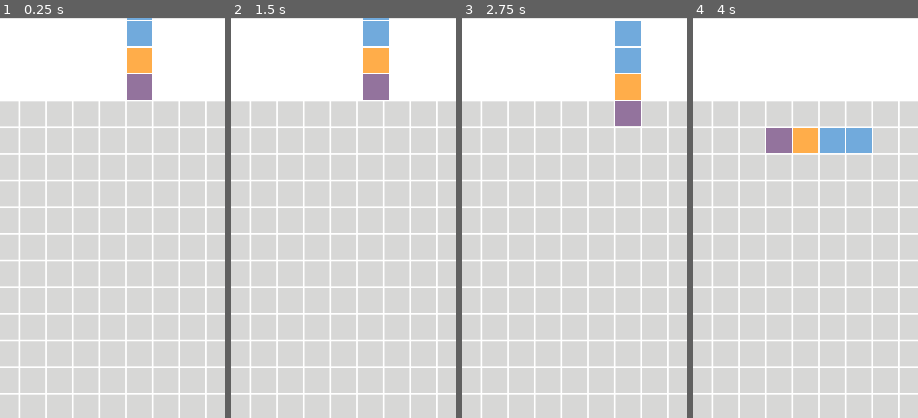
Above: before the commit, frames 1-4 (left to right).
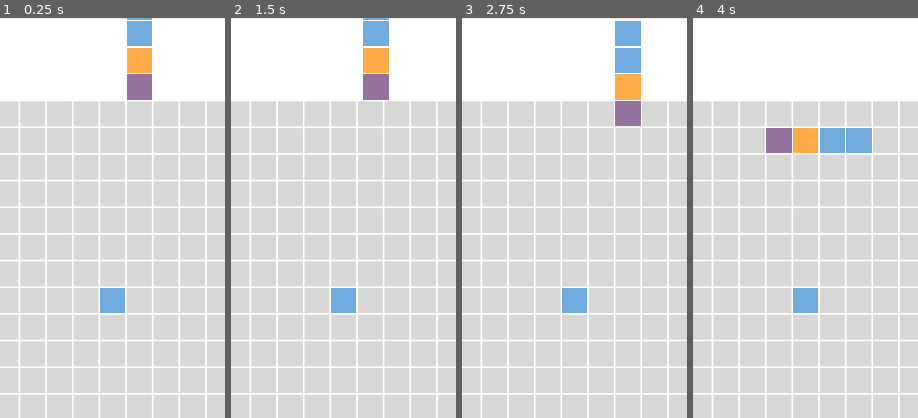
Above: after the commit, the same moments.

Repository: arabbani/tetris-game
Game: Godot game, scene res://scenes/game_window.tscn
Same seed, same stepped clock (60 frames per second), same inputs: the game is played once before the commit and once after it. The project has no main scene, so this scene is started directly.
Inputs (mouse positions are % of the whole screen's width and height, from its top left):
- Up to frame 1 (0.25 s): no input
- Up to frame 2 (1.5 s): tap Enter at 0.5 s; move the mouse to (72, 45) at 0.52 s; hold Right (ui_right) 0.53-1.28 s; tap Space at 1.25 s; move the mouse to (30, 55) at 1.27 s; hold Left (ui_left) from 1.28 s (still down)
- Up to frame 3 (2.75 s): tap Enter at 2 s; move the mouse to (60, 28) at 2.02 s; release Left (ui_left) at 2.03 s; hold Right (ui_right) from 2.03 s (still down)
- Up to frame 4 (4 s): tap Space at 2.75 s; move the mouse to (45, 70) at 2.77 s; release Right (ui_right) at 2.78 s; hold Up (ui_up) 2.78-3.53 s; move the mouse to (80, 65) at 3.52 s; hold Left (ui_left) from 3.53 s (still down)
The pictures show only the part of the screen within x 22-72%, y 0-50%; the shares and areas given below are measured in that part.

The runs differ from the first frame. In frame 1, 0.7% of the frame differs, in the area x 44-56%, y 67-74%; in frame 2, 0.7%; in frame 3, 0.7%; in frame 4, 0.7%.

Commit message:
New tile offset problem fixed

Diff:
--- a/scripts/game_grid.gd
+++ b/scripts/game_grid.gd
@@ -17,6 +17,7 @@
 	preload("res://scenes/tile_5.tscn"),
 	preload("res://scenes/tile_6.tscn")
 ]
+
 var tetrominoes = [
 	{
 		"name": "Z",
@@ -207,10 +208,17 @@
 var current_tetromino = null
 enum MoveAction { MOVE_LEFT, MOVE_RIGHT, MOVE_DOWN, ROTATE }
 
+func blocker():
+	var tile = available_tiles[0].instance()
+	grid_tiles[7][7] = tile
+	add_child(tile)
+	tile.position = grid_to_pixel(grid_x_start, grid_y_start, 7, 7)
+
 func _ready():
 	randomize()
 	grid_tiles = make_grid_tiles()
 	create_new_tetromino()
+	blocker()
 
 # create new tetromino
 func create_new_tetromino():
@@ -220,43 +228,47 @@
 
 # select tiles for the current tetromino
 func select_tiles():
-	var tiles = []
 	var active_tetromino = current_tetromino.active_tetromino
-	for column in active_tetromino.size():
-		var positions = active_tetromino[column]
-		tiles.append([])
-		for row in positions.size():
-			tiles[column].append(null)
-			if positions[row]:
-				var random_number = random_number(available_tiles.size())
-				tiles[column][row] = available_tiles[random_number].instance()
-	current_tetromino.tiles = tiles
-	draw_tetromino()
-
-# draw tetromino
-func draw_tetromino():
-	var active_tetromino = current_tetromino.active_tetromino
-	for column in active_tetromino.size():
-		var positions = active_tetromino[column]
-		for row in positions.size():
-			if positions[row]:
-				var tile = current_tetromino.tiles[column][row]
-				if tile != null:
+	if active_tetromino != null:
+		for column in active_tetromino.size():
+			var positions = active_tetromino[column]
+			current_tetromino.tiles.append([])
+			for row in positions.size():
+				current_tetromino.tiles[column].append(null)
+				if positions[row]:
+					var random_number = random_number(available_tiles.size())
+					var tile = available_tiles[random_number].instance()
+					current_tetromino.tiles[column][row] = tile
 					add_child(tile)
 					tile.position = grid_to_pixel(get_x_start(current_tetromino.current_x_offset()), get_y_start(current_tetromino.current_y_offset()), column, row)
-	get_timer().start()
+		get_timer().start()
+
+# locks the current tetromino
+func lock_tetromino():
+	#print(current_tetromino.tetromino["name"])
+	#print(current_tetromino.active_tetromino_index)
+	#print(current_tetromino.active_tetromino)
+	#print(current_tetromino.tiles)
+	var tiles = current_tetromino.tiles.duplicate()
+	for column in tiles.size():
+		var column_tiles = tiles[column]
+		for row in column_tiles.size():
+			if column_tiles[row] != null:
+				var pixel_position = grid_to_pixel(get_x_start(current_tetromino.current_x_offset()), get_y_start(current_tetromino.current_y_offset()), column, row)
+				var grid_position = pixel_to_grid(grid_x_start, grid_y_start, pixel_position.x, pixel_position.y)
+				grid_tiles[grid_position.x][grid_position.y] = column_tiles[row]
 
 # move tetromino down
 func move_tetromino_down():
-	#var tile = available_tiles[0].instance()
-	#grid_tiles[7][3] = tile
-	#add_child(tile)
-	#tile.position = grid_to_pixel(grid_x_start, grid_y_start, 7, 3)
 	if move_allowed(get_x_start(current_tetromino.current_x_offset()), get_y_start(current_tetromino.current_y_offset()), MoveAction.MOVE_DOWN, current_tetromino.active_tetromino):
 		current_tetromino.move_down()
 		move_tetromino()
 	else:
 		get_timer().stop()
+		lock_tetromino()
+		current_tetromino = null
+		create_new_tetromino()
+		#print(grid_tiles)
 
 # move tetromino left
 func move_tetromino_left():
@@ -374,12 +386,22 @@
 	var active_tetromino_index = 0
 	var active_tetromino = null
 	var tiles = []
+	var tetromino_y_offset = {
+		"Z": [-2, -3, -3, -3],
+		"S": [-2, -3, -3, -3],
+		"J": [-3, -2, -3, -3],
+		"T": [-3, -3, -2, -3],
+		"L": [-3, -3, -3, -2],
+		"I": [-4, -2, -4, -3],
+		"O": [-2]
+	}
 
 	func _init(tetromino):
 		self.tetromino = tetromino
 		if tetromino["rotate"]:
 			active_tetromino_index = floor(rand_range(0, tetromino["position"].size()))
 		select_active_tetromino()
+		tetromino["y_offset"] = tetromino_y_offset[tetromino["name"]]
 
 	func select_active_tetromino():
 		active_tetromino = tetromino["position"][active_tetromino_index]
